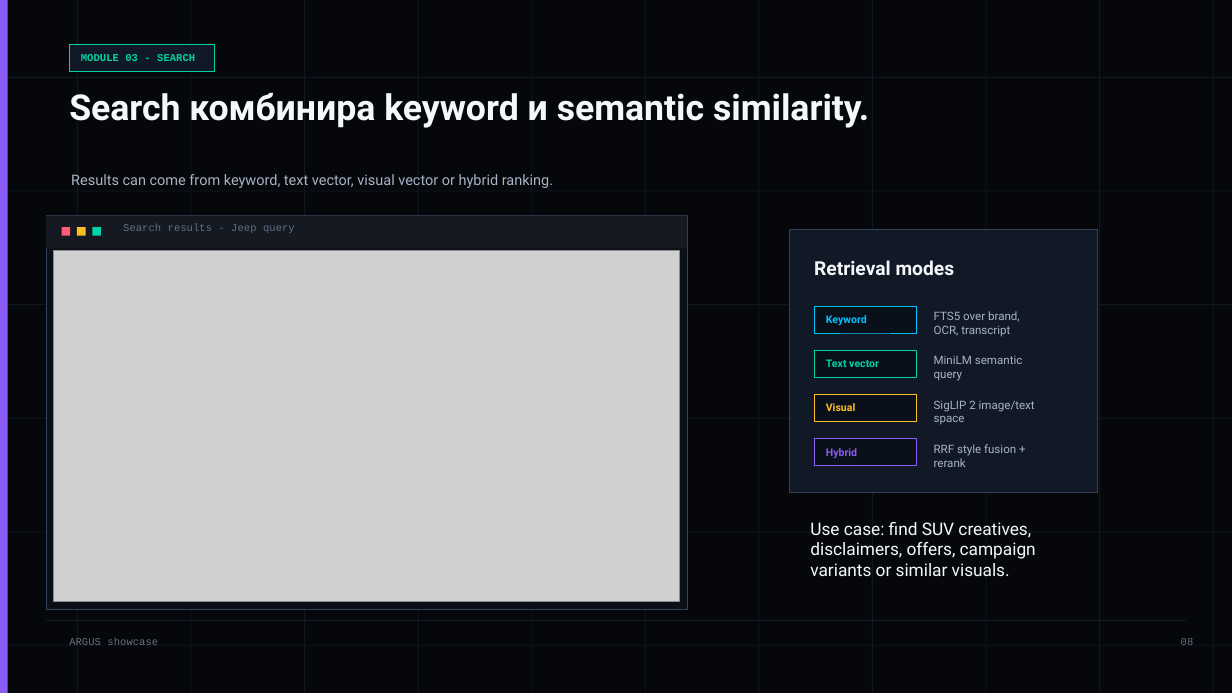
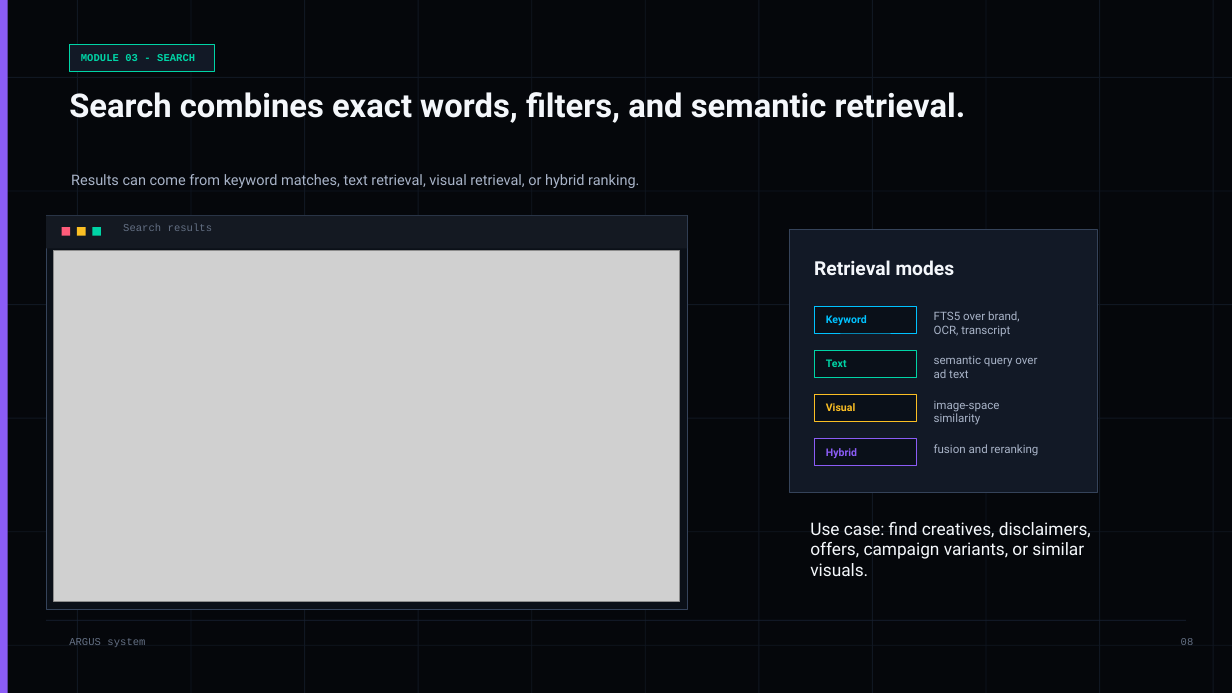
Before and after one commit to LordLoras/ARGUS_vlm, a slide deck: slide 8 of output/argus-showcase-bg.pptx. Drawn at 1232x693 pixels with LibreOffice and Linux fonts; fonts in the diff are those of the drawing; grey boxes stand for pictures. Boxes give left, top, right and bottom in pixels: in the first picture for what was removed or moved away, otherwise in the second. Text is boxed around its words. In the diff, an @@ line names an element or a change of style, - is before the commit and + after.

Commit message:
Revise ARGUS presentation in English

```diff
--- a/output/argus-showcase-bg.pptx
+++ b/output/argus-showcase-bg.pptx
@@ text at [69, 92, 966, 123]: text changed; size 27.8 to 25.5 pt @@
-Search комбинира keyword и semantic similarity.
+Search combines exact words, filters, and semantic retrieval.
@@ text at [71, 174, 639, 188]: text changed @@
-Results can come from keyword, text vector, visual vector or hybrid ranking.
+Results can come from keyword matches, text retrieval, visual retrieval, or hybrid ranking.
@@ text at [123, 224, 212, 231]: text changed @@
-Search results - Jeep query
+Search results
@@ text at [826, 359, 847, 367]: text changed @@
-Text vector
+Text
@@ text at [934, 356, 1037, 378]: text changed @@
-MiniLM semantic query
+semantic query over ad text
@@ text at [934, 401, 1000, 425]: text changed @@
-SigLIP 2 image/text space
+image-space similarity
@@ text at [934, 444, 1039, 456]: text changed @@
-RRF style fusion + rerank
+fusion and reranking
@@ text at [810, 522, 1091, 576]: text changed @@
-Use case: find SUV creatives, disclaimers, offers, campaign variants or similar visuals.
+Use case: find creatives, disclaimers, offers, campaign variants, or similar visuals.
@@ text at [69, 638, 145, 647]: text changed @@
-ARGUS showcase
+ARGUS system
```
Also in this commit, not shown: 10 other slides changed, 1 slide added, 2 slides removed, 2 other files.
